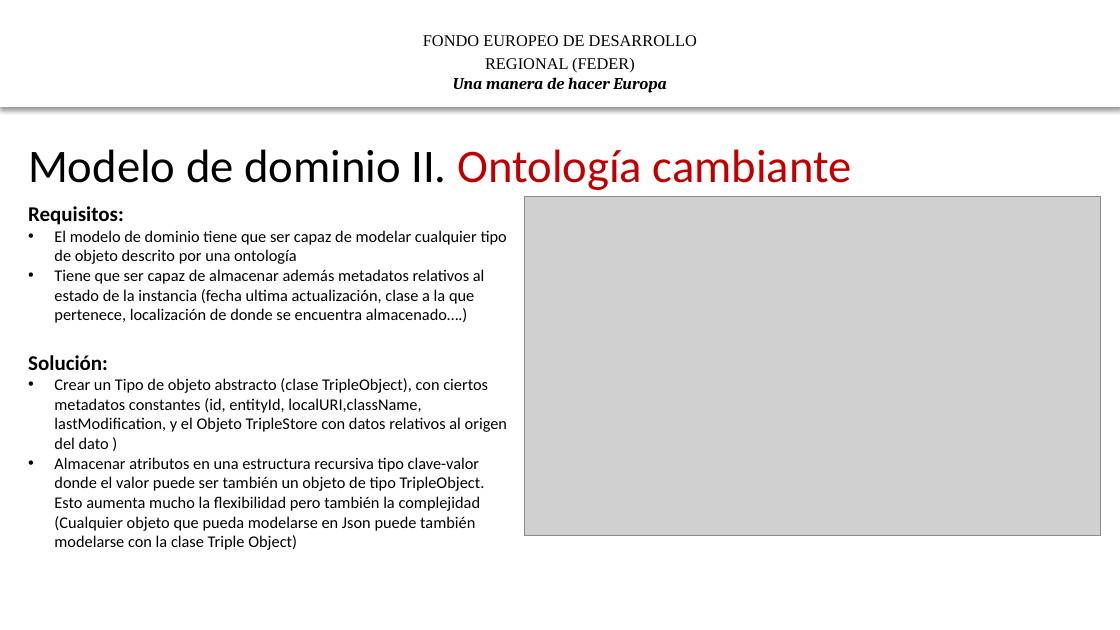
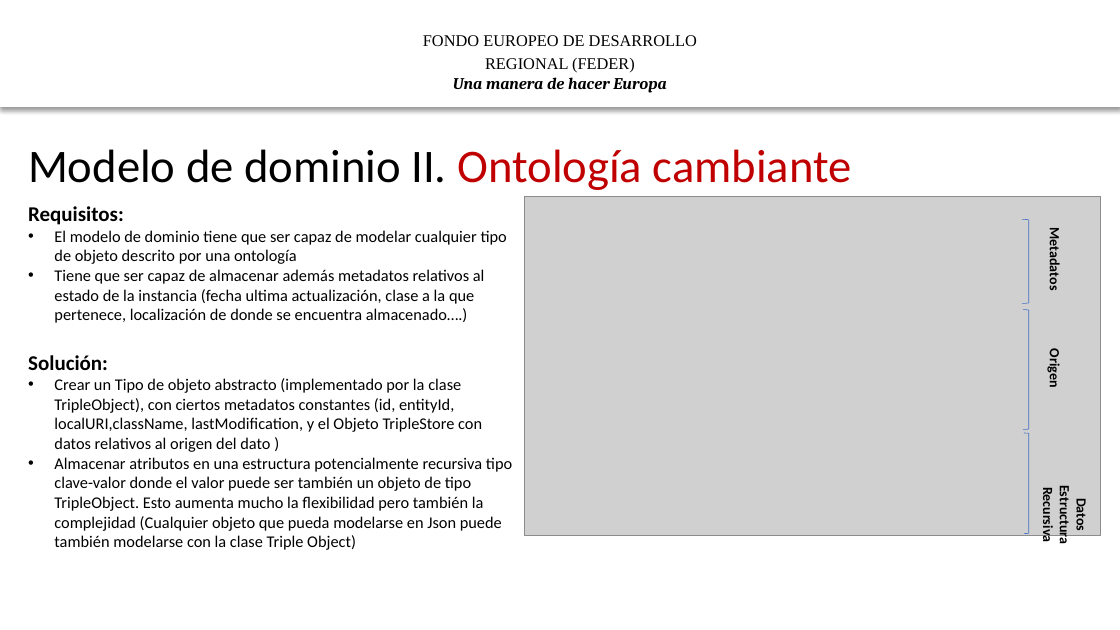
Before and after one commit to HerculesCRUE/ib-asio-docs-, a slide deck: slide 5 of 28-Material_de_formación/Formación Federación y Descubrimiento/II Descripción de bajo nivel de la lirería de descubrimiento .pptx. Drawn at 1120x630 pixels with LibreOffice and Linux fonts; fonts in the diff are those of the drawing; grey boxes stand for pictures; background and template pictures are left out. Boxes give left, top, right and bottom in pixels: in the first picture for what was removed or moved away, otherwise in the second. Text is boxed around its words. In the diff, an @@ line names an element or a change of style, - is before the commit and + after.

```diff
--- a/28-Material_de_formación/Formación Federación y Descubrimiento/II Descripción de bajo nivel de la lirería de descubrimiento .pptx
+++ b/28-Material_de_formación/Formación Federación y Descubrimiento/II Descripción de bajo nivel de la lirería de descubrimiento .pptx
@@ right bracket added at [1023,219,1029,303], outline #4472C4 0.5 pt @@
@@ text added at [1046,234,1063,289], 12 pt, text #000000, bold @@
+Metadatos
@@ right bracket added at [1023,310,1029,430], outline #4472C4 0.5 pt @@
@@ text added at [1046,352,1063,387], 12 pt, text #000000, bold @@
+Origen
@@ text at [54,378,512,550]: text changed @@
-• Crear un Tipo de objeto abstracto (clase TripleObject), con ciertos metadatos constantes (id, entityId, localURI,className, lastModification, y el Objeto TripleStore con datos relativos al origen del dato )
-• Almacenar atributos en una estructura recursiva tipo clave-valor donde el valor puede ser también un objeto de tipo TripleObject. Esto aumenta mucho la flexibilidad pero también la complejidad (Cualquier objeto que pueda modelarse en Json puede también modelarse con la clase Triple Object)
+• Crear un Tipo de objeto abstracto (implementado por la clase TripleObject), con ciertos metadatos constantes (id, entityId, localURI,className, lastModification, y el Objeto TripleStore con datos relativos al origen del dato )
+• Almacenar atributos en una estructura potencialmente recursiva tipo clave-valor donde el valor puede ser también un objeto de tipo TripleObject. Esto aumenta mucho la flexibilidad pero también la complejidad (Cualquier objeto que pueda modelarse en Json puede también modelarse con la clase Triple Object)
@@ right bracket added at [1024,434,1029,534], outline #4472C4 0.5 pt @@
@@ text added at [1039,490,1090,543], 12 pt, text #000000, bold @@
+Datos
+Estructura Recursiva
```
Also in this commit, not shown: 10 other slides changed, 8 slides added, 1 slide removed, 19 other files.
